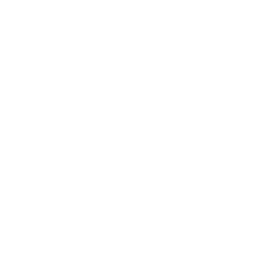
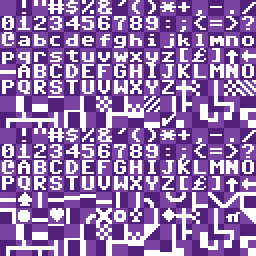
Layered file, before and after one edit (256px x 256px). Changes by layer:
showed "Layer 2" over (x1=0, y1=0, x2=256, y2=256)
showed "Layer 3" over (x1=0, y1=0, x2=256, y2=256)
